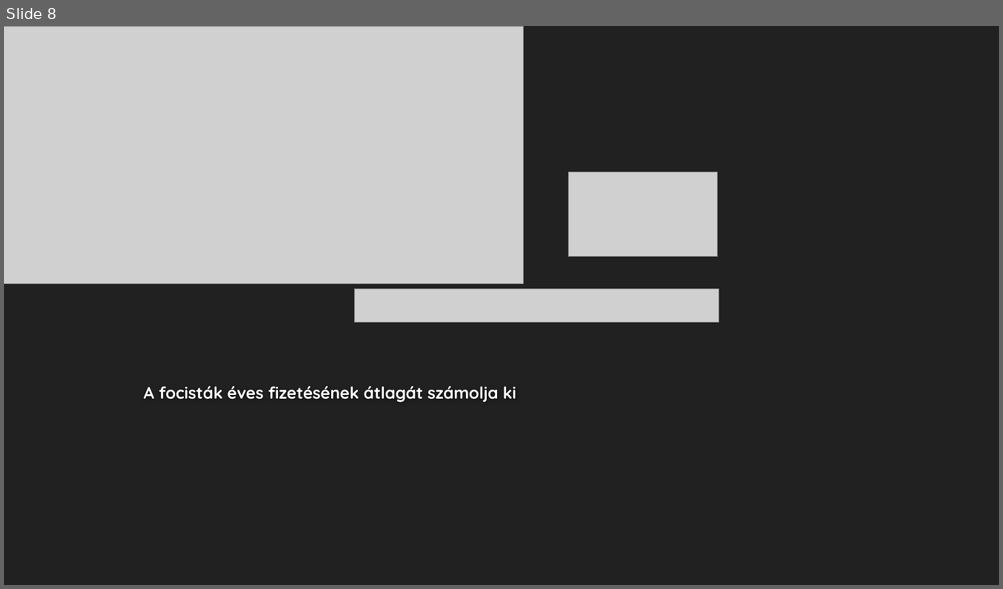
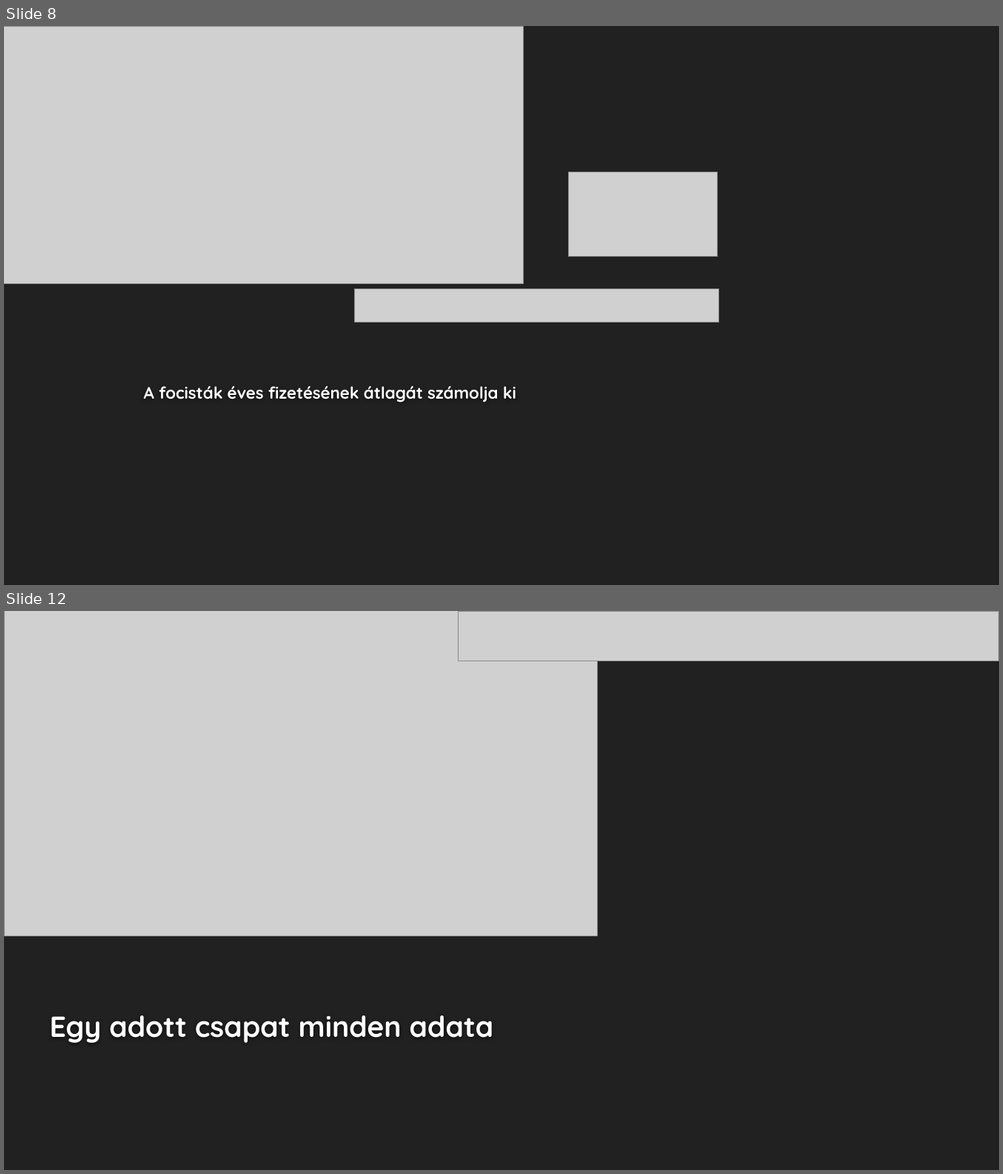
Before and after one commit to feherdorian/LinqProject, a slide deck: Előadás/Linq.ppt.pptx. Shown one above the other, each under a label of ours: slide 8 before the commit, slides 8 and 12 after it; the slides between them are not shown. The pictures are 1003x589 and 1003x1174 pixels, drawn with LibreOffice and Linux fonts; fonts in the diff are those of the drawing; grey boxes stand for pictures; background and template pictures are left out. Boxes give left, top, right and bottom in pixels: in the first picture for what was removed or moved away, otherwise in the second. Text is boxed around its words. In the diff, an @@ line names an element or a change of style, - is before the commit and + after.

```diff
--- a/Előadás/Linq.ppt.pptx
+++ b/Előadás/Linq.ppt.pptx
@@ slide 12 added at <box>4,611,999,1170</box>, background #212121 @@
@@ picture added at <box>4,611,597,937</box> @@
@@ picture added at <box>458,611,999,661</box> @@
@@ title added at <box>50,1016,494,1043</box>, 28 pt, text #FEFEFE, bold @@
+Egy adott csapat minden adata
```
Also in this commit, not shown: 1 slide changed, 2 other slides added.
